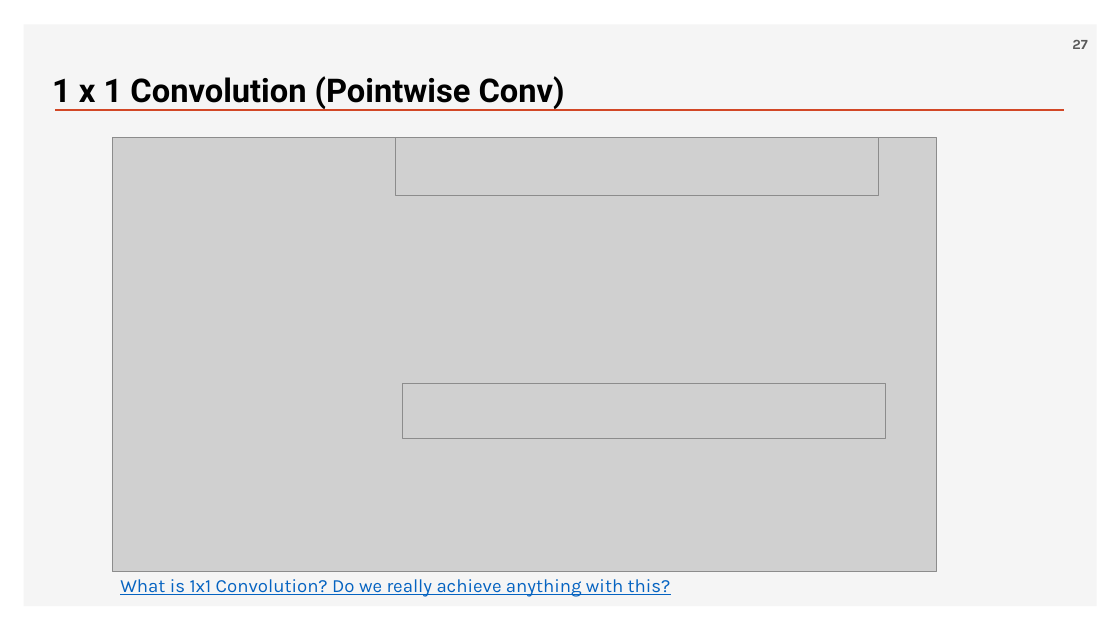
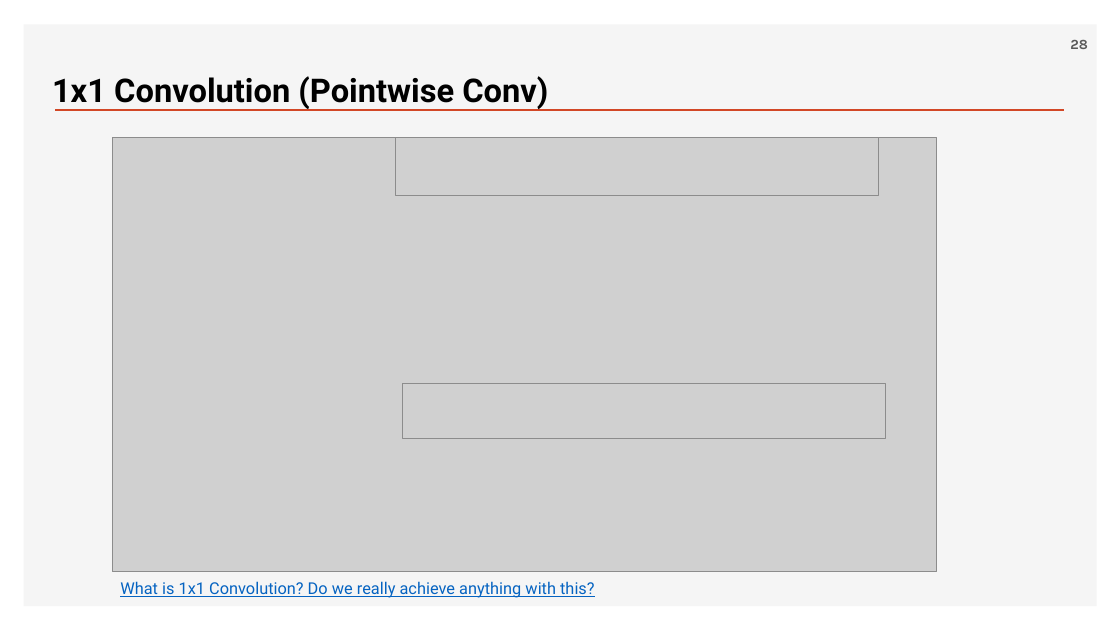
Before and after one commit to ancestor9/2026_Fall_Deep-Learning-with-Python, a slide deck: slide 28 of Chapter 09 ConvNet architecture patterns.pptx (slide 27 before the commit). Drawn at 1120x630 pixels with LibreOffice and Linux fonts; fonts in the diff are those of the drawing; grey boxes stand for pictures; background and template pictures are left out. Boxes give left, top, right and bottom in pixels: in the first picture for what was removed or moved away, otherwise in the second. Text is boxed around its words. In the diff, an @@ line names an element or a change of style, - is before the commit and + after.

```diff
--- a/Chapter 09 ConvNet architecture patterns.pptx
+++ b/Chapter 09 ConvNet architecture patterns.pptx
@@ page number at (1070,40,1088,49): text changed @@
-27
+28
@@ text at (52,76,548,110): spaces changed @@
-1 x 1 Convolution (Pointwise Conv)
+1x1 Convolution (Pointwise Conv)
@@ text "What is 1x1 Convolution? Do ..." at (120,581,594,598): size 16 to 14 pt, font Karla to Roboto @@
```
Also in this commit, not shown: 12 other slides changed.
